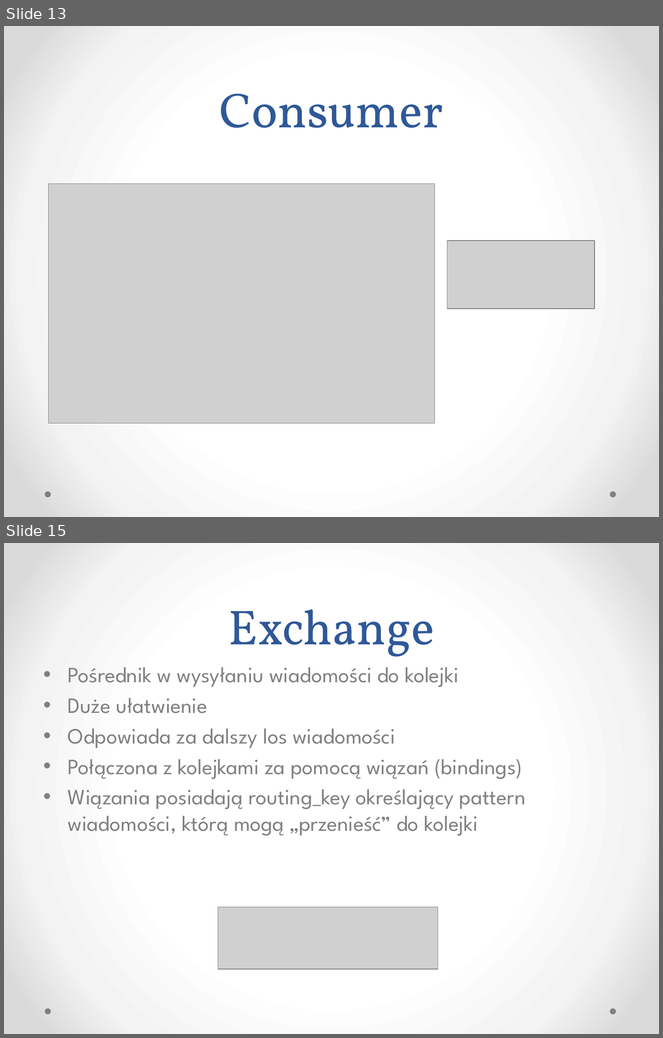
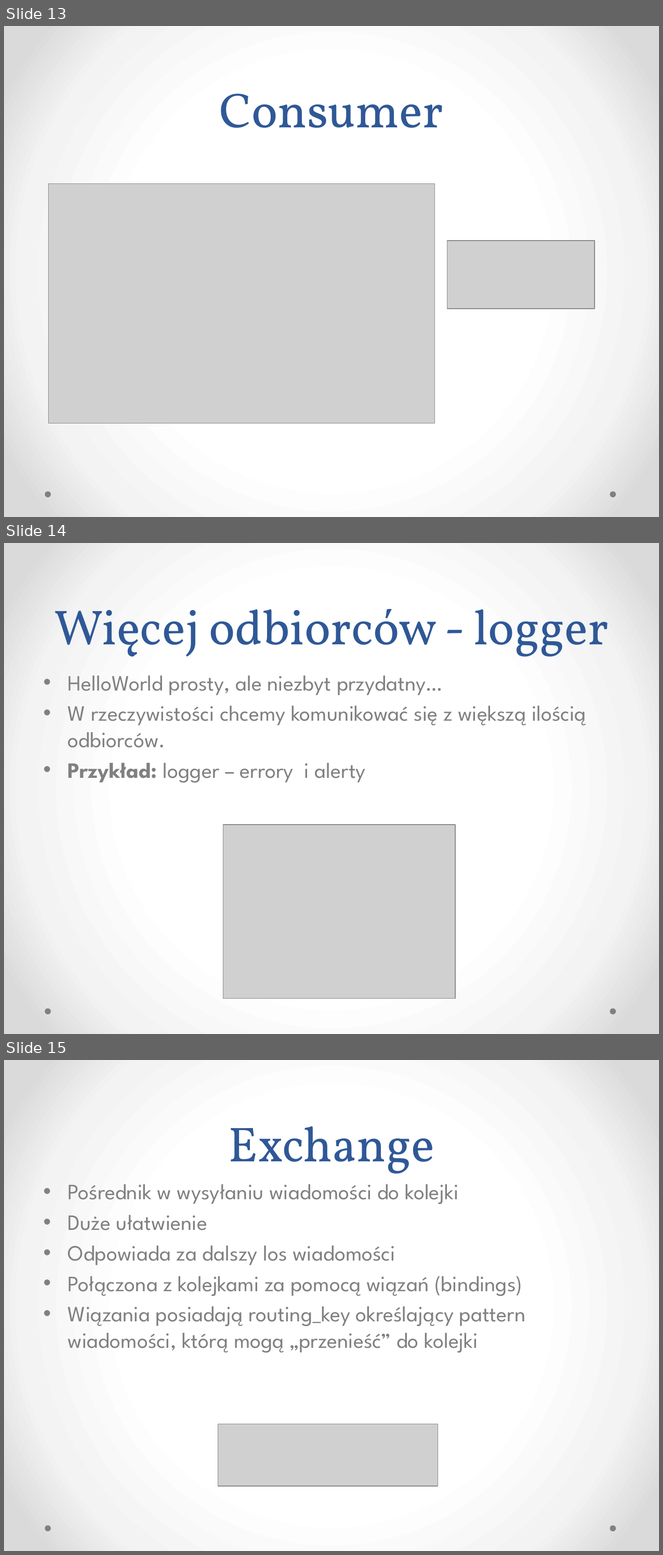
Before and after one commit to kajto/erlang-project, a slide deck: RabbitMQ.pptx. Shown one above the other, each under a label of ours: slides 13 and 15 before the commit, slides 13, 14 and 15 after it; the slides between them are not shown. The pictures are 663x1038 and 663x1555 pixels, drawn with LibreOffice and Linux fonts; fonts in the diff are those of the drawing; grey boxes stand for pictures. Boxes give left, top, right and bottom in pixels: in the first picture for what was removed or moved away, otherwise in the second. Text is boxed around its words. In the diff, an @@ line names an element or a change of style, - is before the commit and + after.

```diff
--- a/RabbitMQ.pptx
+++ b/RabbitMQ.pptx
@@ slide 14 added at (4, 543, 659, 1034), background gradient #FFFFFF to #F4F4F4 to #DADADA; not listed: 2 template elements that a slide beside it also shows @@
@@ title added at (54, 609, 609, 657), 54 pt, text #2F5897 @@
+Więcej odbiorców - logger
@@ text added at (68, 676, 586, 783), 24 pt, text #808080 @@
+• HelloWorld prosty, ale niezbyt przydatny…
+• W rzeczywistości chcemy komunikować się z większą ilością odbiorców.
+• Przykład: logger – errory i alerty
@@ picture added at (223, 825, 455, 999) @@
```
Also in this commit, not shown: 5 slides changed, 2 other slides added, 4 slides removed.
